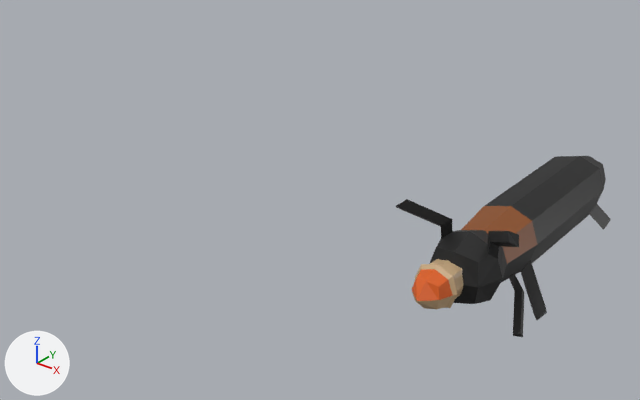
One commit to the Blender file Assets/models/Enemies/grub.blend: the scene before it, then after it.
One viewpoint serves both versions: a 50 mm lens placed at (15.6, -29.5, 19.0), pointed at (-11.4, 4.3, -2.0). The lights are fixed; the arrows at lower left show +X, +Y and +Z.

Objects in the first picture: 'caneBorer', 'grub'.
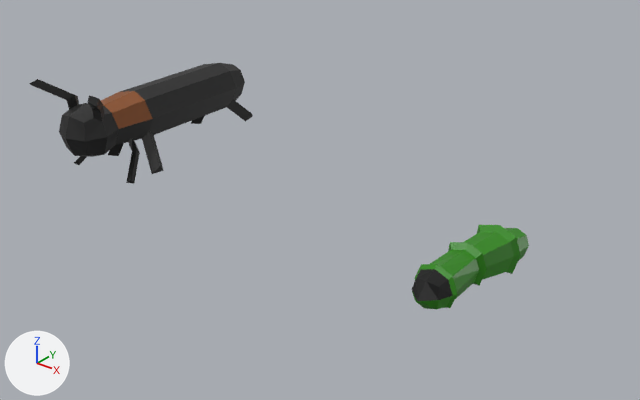
What differs and where, as boxes [x1, y1, x2, y2] in the pictures (640 x 400 px):
```json
{"object": "caneBorer", "change": "moved", "before": [396, 156, 611, 337], "after": [29, 63, 253, 184]}
{"object": "grub", "change": "recoloured", "before": [412, 225, 529, 309], "after": [412, 225, 529, 309]}
```

Edits to the scene script, one JSON object a line:
```json
{"op": "set", "path": "mat_grub.base_color", "old": "(0.593, 0.408, 0.227)", "new": "(0.0271, 0.246, 0.00368)", "note": "beige #caab83 -> green #2e880c"}
{"op": "set", "path": "mat_grub_face.base_color", "old": "(0.723, 0.116, 0.0112)", "new": "(0.0, 0.0, 0.0)", "note": "orange #dd601b -> black #000000"}
{"op": "set", "path": "ob_caneborer.location", "old": "(0.0, 0.0, 0.0)", "new": "(-25.3, 0.0, 0.0)"}
```
